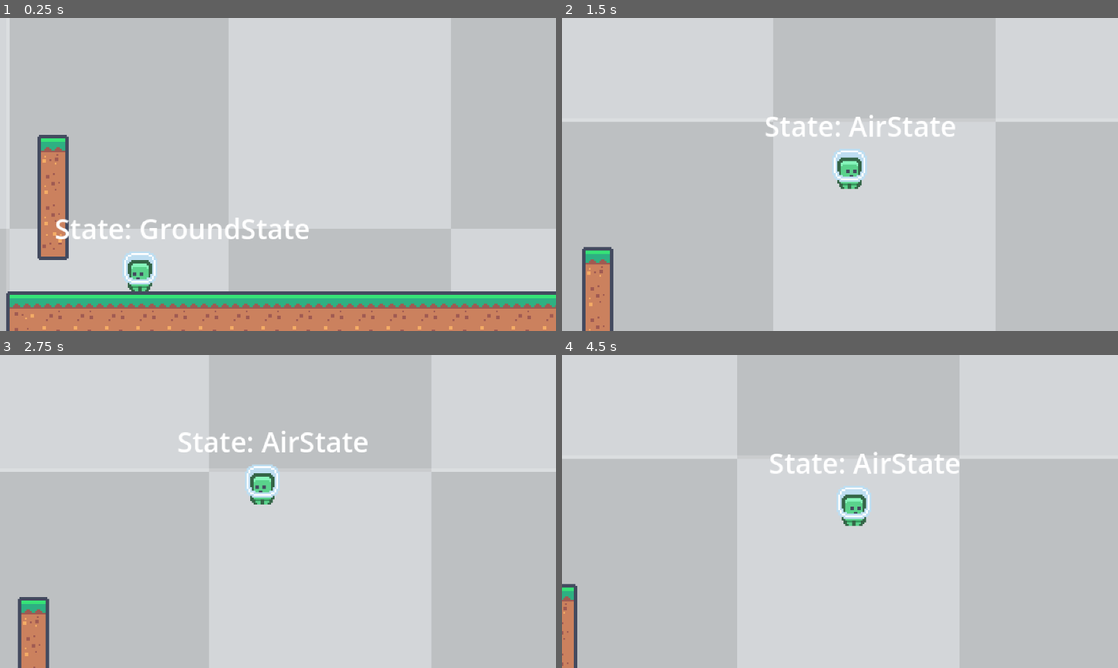
Above: before the commit, frames 1-4 (two rows, left to right).
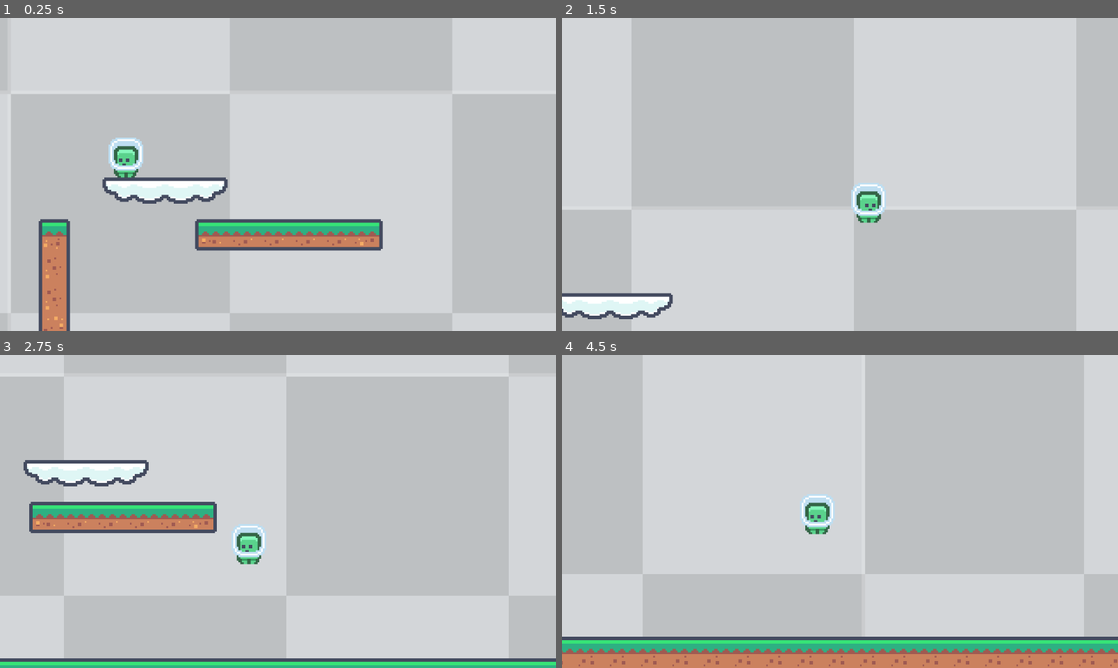
Above: after the commit, the same moments.

Repository: fixitman/plat
Game: Godot game, scene res://scenes/areas/area_1.tscn
Same seed, same stepped clock (60 frames per second), same inputs: the game is played once before the commit and once after it.
Inputs:
- Up to frame 1 (0.25 s): no input
- Up to frame 2 (1.5 s): hold Up (jump) 0.53-1.28 s; hold Right (move_right) from 0.53 s (still down); tap Up (jump) at 1.35 s
- Up to frame 3 (2.75 s): tap Up (jump) at 1.52, 1.82 s; release Right (move_right) at 2.03 s; hold Left (move_left) from 2.03 s (still down); hold Up (jump) from 2.03 s (still down)
- Up to frame 4 (4.5 s): release Left (move_left) at 2.78 s; release Up (jump) at 2.78 s; hold Right (move_right) 2.78-4.28 s; tap Up (jump) at 2.85, 3.02, 3.32, 4.35 s; hold Up (jump) 3.53-4.28 s; hold Left (move_left) from 4.28 s (still down)

The runs differ from the first frame. In frame 1, 23% of the frame differs, in the area x 1-100%, y 0-100%; in frame 2, 5.1%; in frame 3, 11%; in frame 4, 13%.

Commit message:
played with moving platforms
Signed-off-by: Mike <fixitman.mike@gmail.com>

Diff:
--- a/player.gd
+++ /dev/null
@@ -1,27 +0,0 @@
-extends CharacterBody2D
-
-
-@export var speed = 300.0
-@export var jump_force = -400.0
-@export var GRAVITY = 600
-
-
-
-
-func _physics_process(delta: float) -> void:
-	# Add the gravity.
-
-
-	# Handle jump.
-	if Input.is_action_just_pressed("jump") and is_on_floor():
-		velocity.y = jump_force
-
-	# Get the input direction and handle the movement/deceleration.
-	# As good practice, you should replace UI actions with custom gameplay actions.
-	var direction := Input.get_axis("move_left", "move_right")
-	if direction:
-		velocity.x = direction * speed
-	else:
-		velocity.x = move_toward(velocity.x, 0, speed)
-
-	move_and_slide()
--- a/project.godot
+++ b/project.godot
@@ -23,6 +23,11 @@
 window/size/window_height_override=720
 window/stretch/mode="canvas_items"
 window/stretch/scale_mode="integer"
+
+[editor]
+
+version_control/plugin_name="GitPlugin"
+version_control/autoload_on_startup=true
 
 [input]
 
--- a/resources/green_ground.tres
+++ b/resources/green_ground.tres
@@ -166,6 +166,15 @@
 0:7/0/terrain = 0
 0:7/0/physics_layer_0/polygon_0/points = PackedVector2Array(-9, -9, 9, -9, 9, 9, -9, 9)
 0:7/0/terrains_peering_bit/top_side = 0
+13:7/0 = 0
+13:7/0/physics_layer_0/polygon_0/points = PackedVector2Array(-9, -9, 9, -9, 9, -4.5, -9, -4.5)
+13:7/0/physics_layer_0/polygon_0/one_way = true
+14:7/0 = 0
+14:7/0/physics_layer_0/polygon_0/points = PackedVector2Array(-9, -9, 9, -9, 9, -4.5, -9, -4.5)
+14:7/0/physics_layer_0/polygon_0/one_way = true
+15:7/0 = 0
+15:7/0/physics_layer_0/polygon_0/points = PackedVector2Array(-9, -9, 9, -9, 4.5, -4.5, -9, -4.5)
+15:7/0/physics_layer_0/polygon_0/one_way = true
 
 [resource]
 tile_size = Vector2i(18, 18)
--- a/scenes/areas/area_1.tscn
+++ b/scenes/areas/area_1.tscn
@@ -3,6 +3,13 @@
 [ext_resource type="TileSet" uid="uid://dn74cp1oi20pj" path="res://resources/green_ground.tres" id="1_1gyh0"]
 [ext_resource type="PackedScene" uid="uid://cdg82mh4ljjty" path="res://scenes/player.tscn" id="2_dgl8q"]
 [ext_resource type="Texture2D" uid="uid://cbjicqbkvvpdj" path="res://addons/kenney_prototype_textures/light/texture_06.png" id="3_h3qae"]
+[ext_resource type="PackedScene" uid="uid://b0ill0cud2kj0" path="res://scenes/areas/platform.tscn" id="4_ay52s"]
+
+[sub_resource type="Curve2D" id="Curve2D_ay52s"]
+_data = {
+"points": PackedVector2Array(0, 0, 0, 0, 48, 48, 0, 0, 0, 0, 148, 48)
+}
+point_count = 2
 
 [sub_resource type="RectangleShape2D" id="RectangleShape2D_dgl8q"]
 size = Vector2(20, 1000)
@@ -17,6 +24,11 @@
 centered = false
 region_enabled = true
 region_rect = Rect2(2, 2, 510, 510)
+
+[node name="platform" parent="." unique_id=2102155503 instance=ExtResource("4_ay52s")]
+curve = SubResource("Curve2D_ay52s")
+duration = 5.0
+return_trip = true
 
 [node name="Bounds" type="Node2D" parent="." unique_id=1607402792]
 
@@ -48,9 +60,8 @@
 
 [node name="TileMapLayer" type="TileMapLayer" parent="TileMap/Layers" unique_id=1701580748]
 position = Vector2(-2, 0)
-tile_map_data = PackedByteArray("AAARAAoAAAACAAcAAAAQAAoAAAA …(2112 unchanged characters)… AAAYAAAABAAUAAAAAAAYAAAABAAQAAAAAAAEAAAA=")
+tile_map_data = PackedByteArray("AAARAAoAAAACAAcAAAAQAAoAAAA …(2112 unchanged characters)… AAAYAAAABAAUAAAAAAAYAAAABAAQAAAAAAAEAAAAGAAQAAAABAAAAAAAHAAQAAAACAAAAAAAIAAQAAAACAAAAAAAJAAQAAAACAAAAAAAKAAQAAAACAAAAAAALAAQAAAADAAAAAAA=")
 tile_set = ExtResource("1_1gyh0")
 
 [node name="Player" parent="." unique_id=849719576 instance=ExtResource("2_dgl8q")]
-position = Vector2(75, 162)
-JUMP_VELOCITY = -200
+position = Vector2(64, 39)
--- /dev/null
+++ b/scenes/areas/platform.tscn
@@ -0,0 +1,20 @@
+[gd_scene format=3 uid="uid://b0ill0cud2kj0"]
+
+[ext_resource type="Script" uid="uid://bl4xmqvxmwi2a" path="res://scripts/platform.gd" id="1_baj1r"]
+[ext_resource type="TileSet" uid="uid://dn74cp1oi20pj" path="res://resources/green_ground.tres" id="1_d652o"]
+
+[node name="platform" type="Path2D" unique_id=2102155503]
+script = ExtResource("1_baj1r")
+duration = 10.0
+
+[node name="PathFollow2D" type="PathFollow2D" parent="." unique_id=1101715851]
+rotates = false
+
+[node name="AnimatableBody2D" type="AnimatableBody2D" parent="PathFollow2D" unique_id=918936596]
+collision_layer = 7
+collision_mask = 0
+
+[node name="TileMapLayer" type="TileMapLayer" parent="PathFollow2D/AnimatableBody2D" unique_id=1366160694]
+tile_map_data = PackedByteArray(0, 0, 0, 0, 0, 0, 0, 0, 13, 0, 7, 0, 0, 0, 1, 0, 0, 0, 0, 0, 14, 0, 7, 0, 0, 0, 2, 0, 0, 0, 0, 0, 14, 0, 7, 0, 0, 0, 3, 0, 0, 0, 0, 0, 15, 0, 7, 0, 0, 0)
+tile_set = ExtResource("1_d652o")
+use_kinematic_bodies = true
--- a/scenes/ground_state.gd
+++ b/scenes/ground_state.gd
@@ -12,5 +12,6 @@
 
 
 func state_physics_process(delta: float) -> void:
-
+	if !player.is_on_floor():
+		next_state = air_state
 	pass
--- a/scenes/player.gd
+++ b/scenes/player.gd
@@ -1,34 +1,32 @@
 extends CharacterBody2D
-class_name Player
 
-@export var SPEED = 100
-@export var JUMP_VELOCITY = -75
 
-var direction : float
-@onready var sprite: Sprite2D = $Sprite2D
-@onready var statelabel: Label = $statelabel
-#@onready var state_machine: PlayerStateMachine = $PlayerStateMachine
+const SPEED = 200.0
+const JUMP_VELOCITY = -500.0
+@onready var sprite_2d: Sprite2D = $Sprite2D
 
 
 func _physics_process(delta: float) -> void:
-
+	# Add the gravity.
+	if not is_on_floor():
+		velocity += get_gravity() * delta
 
 	# Handle jump.
-
+	if Input.is_action_just_pressed("jump") and is_on_floor():
+		velocity.y = JUMP_VELOCITY
 
 	# Get the input direction and handle the movement/deceleration.
 	# As good practice, you should replace UI actions with custom gameplay actions.
+	var direction := Input.get_axis("move_left","move_right")
+	if direction:
+		velocity.x = direction * SPEED
+	else:
+		velocity.x = move_toward(velocity.x, 0, SPEED)
 
-	if is_on_floor():
-		direction = Input.get_axis("move_left","move_right")
-		if direction < -.1:
-			sprite.flip_h = false
-		if direction > .1:
-			sprite.flip_h = true
+	if velocity.x > .1:
+		sprite_2d.flip_h = true
+	else: if velocity.x < -.1:
+		sprite_2d.flip_h = false
 
 
-	if direction :
-		velocity.x =  move_toward(velocity.x, direction * SPEED, SPEED)
-	else:
-		velocity.x = move_toward(velocity.x, 0, SPEED)
 	move_and_slide()
--- a/scenes/player.tscn
+++ b/scenes/player.tscn
@@ -2,19 +2,14 @@
 
 [ext_resource type="Script" uid="uid://cg38bnrre8lx0" path="res://scenes/player.gd" id="1_g2els"]
 [ext_resource type="Texture2D" uid="uid://dk113jby5t1gh" path="res://assets/tilemap-characters.png" id="2_qhqgy"]
-[ext_resource type="Script" uid="uid://ktkd3xbf7ted" path="res://scripts/player_state_machine.gd" id="3_qhqgy"]
-[ext_resource type="Script" uid="uid://cho0wuvu62bel" path="res://scenes/ground_state.gd" id="4_dqkch"]
-[ext_resource type="Script" uid="uid://b546tw8bmdw73" path="res://scripts/air_state.gd" id="5_qlg0r"]
-[ext_resource type="Script" uid="uid://dup2gvlcu53yq" path="res://scripts/statelabel.gd" id="6_tuyoq"]
 
 [sub_resource type="CapsuleShape2D" id="CapsuleShape2D_dqkch"]
 radius = 9.0
 height = 29.414028
 
 [node name="Player" type="CharacterBody2D" unique_id=849719576]
-collision_mask = 6
+collision_mask = 7
 script = ExtResource("1_g2els")
-JUMP_VELOCITY = -275
 
 [node name="Sprite2D" type="Sprite2D" parent="." unique_id=2099205809]
 position = Vector2(0, -12)
@@ -35,26 +30,3 @@
 limit_smoothed = true
 position_smoothing_enabled = true
 position_smoothing_speed = 10.0
-
-[node name="PlayerStateMachine" type="Node" parent="." unique_id=1229840751 node_paths=PackedStringArray("current_state", "player")]
-script = ExtResource("3_qhqgy")
-current_state = NodePath("GroundState")
-player = NodePath("..")
-
-[node name="GroundState" type="Node" parent="PlayerStateMachine" unique_id=560227215 node_paths=PackedStringArray("air_state")]
-script = ExtResource("4_dqkch")
-air_state = NodePath("../AirState")
-jump_velocity = -400.0
-
-[node name="AirState" type="Node" parent="PlayerStateMachine" unique_id=404493304 node_paths=PackedStringArray("ground_state")]
-script = ExtResource("5_qlg0r")
-ground_state = NodePath("../GroundState")
-
-[node name="statelabel" type="Label" parent="." unique_id=1547525292 node_paths=PackedStringArray("state_machine")]
-offset_left = -49.0
-offset_top = -48.0
-offset_right = 41.0
-offset_bottom = -25.0
-text = "State: "
-script = ExtResource("6_tuyoq")
-state_machine = NodePath("../PlayerStateMachine")
--- /dev/null
+++ b/scripts/platform.gd
@@ -0,0 +1,17 @@
+extends Path2D
+
+@export var duration := 3.0
+@export var return_trip := false
+
+@onready var path_follow_2d: PathFollow2D = $PathFollow2D
+
+# Called when the node enters the scene tree for the first time.
+func _ready() -> void:
+	var tween = create_tween()
+	tween.set_process_mode(Tween.TWEEN_PROCESS_PHYSICS)
+	tween.set_loops()
+	tween.tween_property(path_follow_2d, "progress_ratio",1.0,duration)
+	if return_trip:
+		tween.tween_property(path_follow_2d, "progress_ratio",0,duration)
+	else:
+		tween.tween_property(path_follow_2d, "progress_ratio",0,0)
Not shown, removed: player.gd.uid
Not shown, added: scripts/platform.gd.uid
